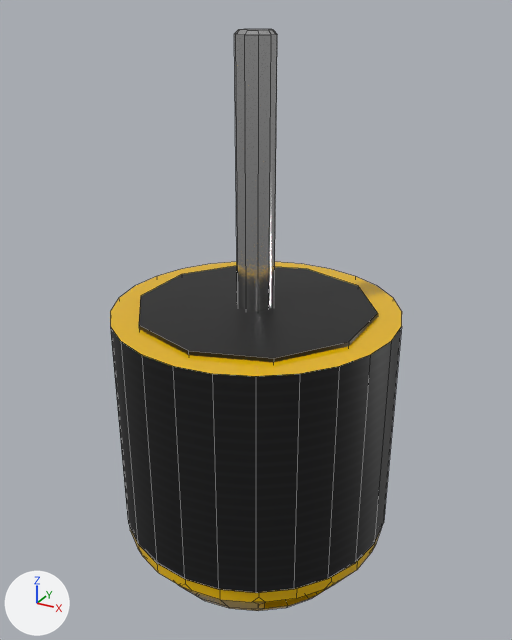
A saved change to the OBJ model HoverHere/Assets/Helicopters_Available/Logo600SE_V3/3D_Motor/Logo600SE_V3_Motor.obj.
Camera for both pictures: a 50 mm lens placed at (0.0548, -0.0995, 0.0036), pointed at (-0.0001, 0.0003, -0.0463). Every picture has the same lights, and +X, +Y and +Z are marked at lower left. Mesh edges are drawn as thin lines. Where no turn or scale is listed for an object, it has been applied to the vertices. Vertices at the same position are counted once.

Script lines for the objects in view, before the commit:
```python
me_logo600se___motor_scorpion_hkiii_4035_560_kv_1_logo600se___motor_scorpion_hkiii_4035_560_kv_1_001 = bpy.data.meshes.new('LOGO600SE_-_Motor_Scorpion_HKIII_4035_560_Kv-1_LOGO600SE_-_Motor_Scorpion_HKIII_4035_560_Kv-1.001')
me_logo600se___motor_scorpion_hkiii_4035_560_kv_1_logo600se___motor_scorpion_hkiii_4035_560_kv_1_001.from_pydata(...)  # 328 vertices, 219 faces; spans x -0.025..0.025, y -0.0249..0.0249, z -0.0948..0.0008
# faces by material slot: [26, 159, 22, 12]
me_logo600se___motor_scorpion_hkiii_4035_560_kv_1_logo600se___motor_scorpion_hkiii_4035_560_kv_1_001.materials.append(mat_details_glossy)  # picture img_logo600se_v3_details_png
me_logo600se___motor_scorpion_hkiii_4035_560_kv_1_logo600se___motor_scorpion_hkiii_4035_560_kv_1_001.materials.append(mat_messing_motor)  # yellow #e7b600
me_logo600se___motor_scorpion_hkiii_4035_560_kv_1_logo600se___motor_scorpion_hkiii_4035_560_kv_1_001.materials.append(mat_stainless_steel)  # light grey #c8c8c8
me_logo600se___motor_scorpion_hkiii_4035_560_kv_1_logo600se___motor_scorpion_hkiii_4035_560_kv_1_001.materials.append(mat_black)  # black #0e0e0e
ob_logo600se___motor_scorpion_hkiii_4035_560_kv_1_logo600se___motor_scorpion_hkiii_4035_560_kv_1_001 = bpy.data.objects.new('LOGO600SE_-_Motor_Scorpion_HKIII_4035_560_Kv-1_LOGO600SE_-_Motor_Scorpion_HKIII_4035_560_Kv-1.001', me_logo600se___motor_scorpion_hkiii_4035_560_kv_1_logo600se___motor_scorpion_hkiii_4035_560_kv_1_001)
ob_logo600se___motor_scorpion_hkiii_4035_560_kv_1_logo600se___motor_scorpion_hkiii_4035_560_kv_1_001.location = (0.0, 0.0, 0.0)
```
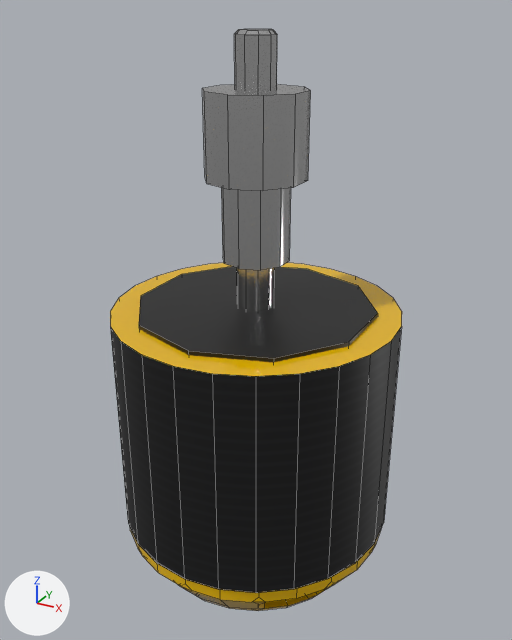
Location of each change, (x1, y1, x2, y2) in pixels of the pictures (512 x 640 px):
part 1 of me_logo600se___motor_scorpion_hkiii_4035_560_kv_1_logo600se___motor_scorpion_hkiii_4035_560_kv_1_001, added
    after: (202, 84, 310, 270)

The change in detail:
me_logo600se___motor_scorpion_hkiii_4035_560_kv_1_logo600se___motor_scorpion_hkiii_4035_560_kv_1_001 is used by ob_logo600se___motor_scorpion_hkiii_4035_560_kv_1_logo600se___motor_scorpion_hkiii_4035_560_kv_1_001; location (0.0, 0.0, 0.0).
me_logo600se___motor_scorpion_hkiii_4035_560_kv_1_logo600se___motor_scorpion_hkiii_4035_560_kv_1_001 had 328 vertices, 219 faces and spanned x -0.025..0.025, y -0.0249..0.0249, z -0.0948..0.0008.
me_logo600se___motor_scorpion_hkiii_4035_560_kv_1_logo600se___motor_scorpion_hkiii_4035_560_kv_1_001 now has 368 vertices, 251 faces and spans x -0.025..0.025, y -0.0249..0.0249, z -0.0948..0.0008.
me_logo600se___motor_scorpion_hkiii_4035_560_kv_1_logo600se___motor_scorpion_hkiii_4035_560_kv_1_001 part 1: a new loose piece of 40 vertices spanning x -0.008..0.008, y -0.0084..0.0084, z -0.0349..-0.0077, in mat_stainless_steel (light grey #c8c8c8).
